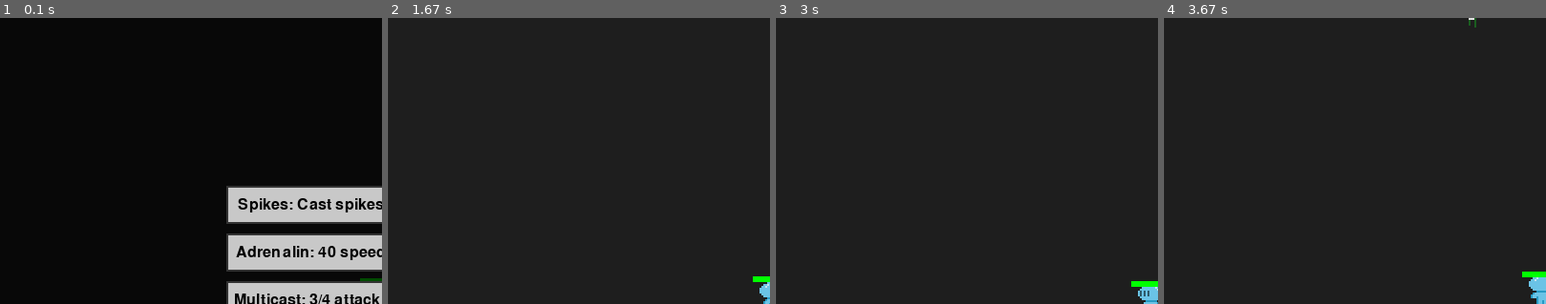
Above: before the commit, frames 1-4 (left to right).
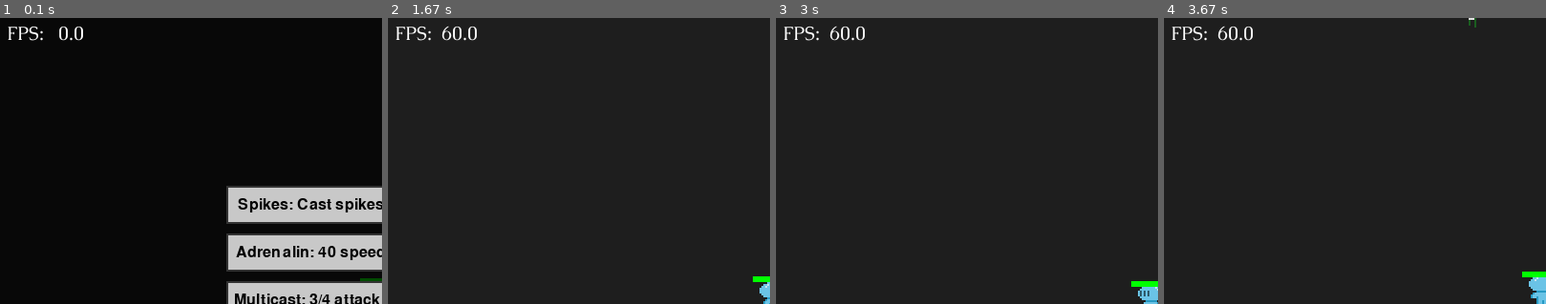
Above: after the commit, the same moments.

Repository: NullBrainReference/dv_pygame_vamplike
Game: pygame game, started from main.py
The game is run twice, just before and just after one commit, with the same random seed, the same clock (stepped at 60 frames per second) and the same inputs.
Inputs (mouse positions are % of the whole screen's width and height, from its top left):
- Up to frame 1 (0.1 s): no input
- Up to frame 2 (1.67 s): click "Spikes: Cast spikes on hit ta…" at 0.38 s; hold D 0.67-1.13 s; move the mouse to (46, 54) at 0.7 s; hold W 1.17-1.47 s; hold D from 1.5 s (still down); tap 2 at 1.65 s
- Up to frame 3 (3 s): release D at 1.97 s; hold A 2-2.53 s; hold S 2.57-2.87 s; hold A from 2.9 s (still down)
- Up to frame 4 (3.67 s): tap 2 at 3.05 s; release A at 3.3 s; hold W from 3.33 s (still down); tap 1 at 3.48 s
The pictures show only the part of the screen within x 0-50%, y 1-51%; the shares and areas given below are measured in that part.

The runs differ from the first frame. In frame 1, 0.3% of the frame differs, in the area x 2-22%, y 2-8%; in frame 2, 0.4%, in the area x 2-24%, y 2-8%; in frame 3, 0.4%; in frame 4, 0.4%.

Commit message:
fps counter
collision performance seems fine

Diff:
--- a/GameManagement/GameManager.py
+++ b/GameManagement/GameManager.py
@@ -36,6 +36,7 @@
 from Weapon.Weapon  import MAX_PROJECTILE_DIST_SQ
 
 from Collision.Physics import physics_step
+from UI.FPSCounter     import FPSCounter
 
 class GameManager:
     def __init__(self, screen):
@@ -47,6 +48,9 @@
         self.paused      = False
 
         self.camera = Camera(screen.get_size())
+
+        self.font = pygame.font.Font("Assets/Font/Caudex-Regular.ttf", 20)
+        self.fps_counter = FPSCounter(self.font)
 
         self.spawners = get_spawners()
 
@@ -218,6 +222,8 @@
         for e in self.field.effects:
             e.draw(self.screen, self.camera)
 
+        self.fps_counter.draw(self.screen, self.clock)
+
         pygame.display.flip()
 
     def run(self):
@@ -231,4 +237,5 @@
             self.update(dt)
             self.draw()
 
+
         pygame.quit()
--- /dev/null
+++ b/UI/FPSCounter.py
@@ -0,0 +1,13 @@
+import pygame
+
+class FPSCounter:
+    def __init__(self, font: pygame.font.Font, pos: tuple[int,int] = (10, 10), color=(255,255,255)):
+        self.font  = font
+        self.pos   = pos
+        self.color = color
+
+    def draw(self, surface: pygame.Surface, clock: pygame.time.Clock):
+        fps = clock.get_fps()
+        text = f"FPS: {fps:5.1f}"
+        img  = self.font.render(text, True, self.color)
+        surface.blit(img, self.pos)
